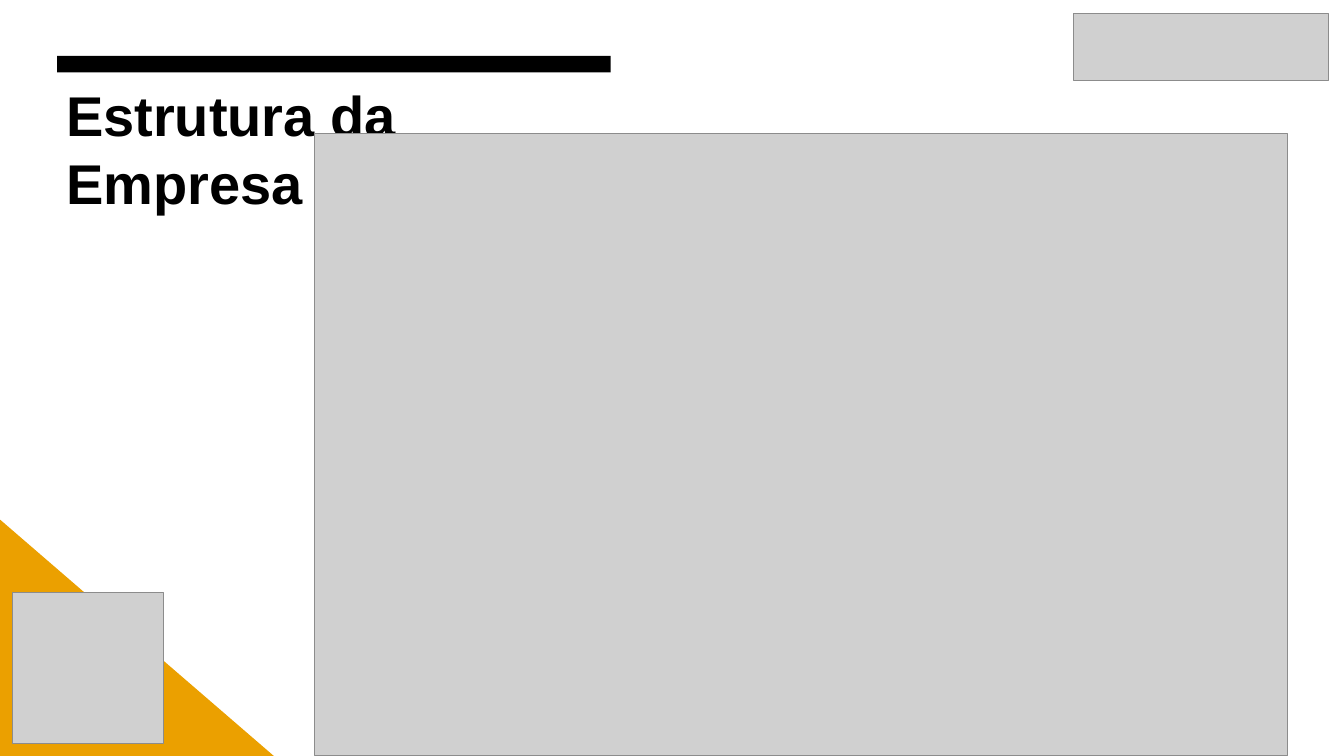
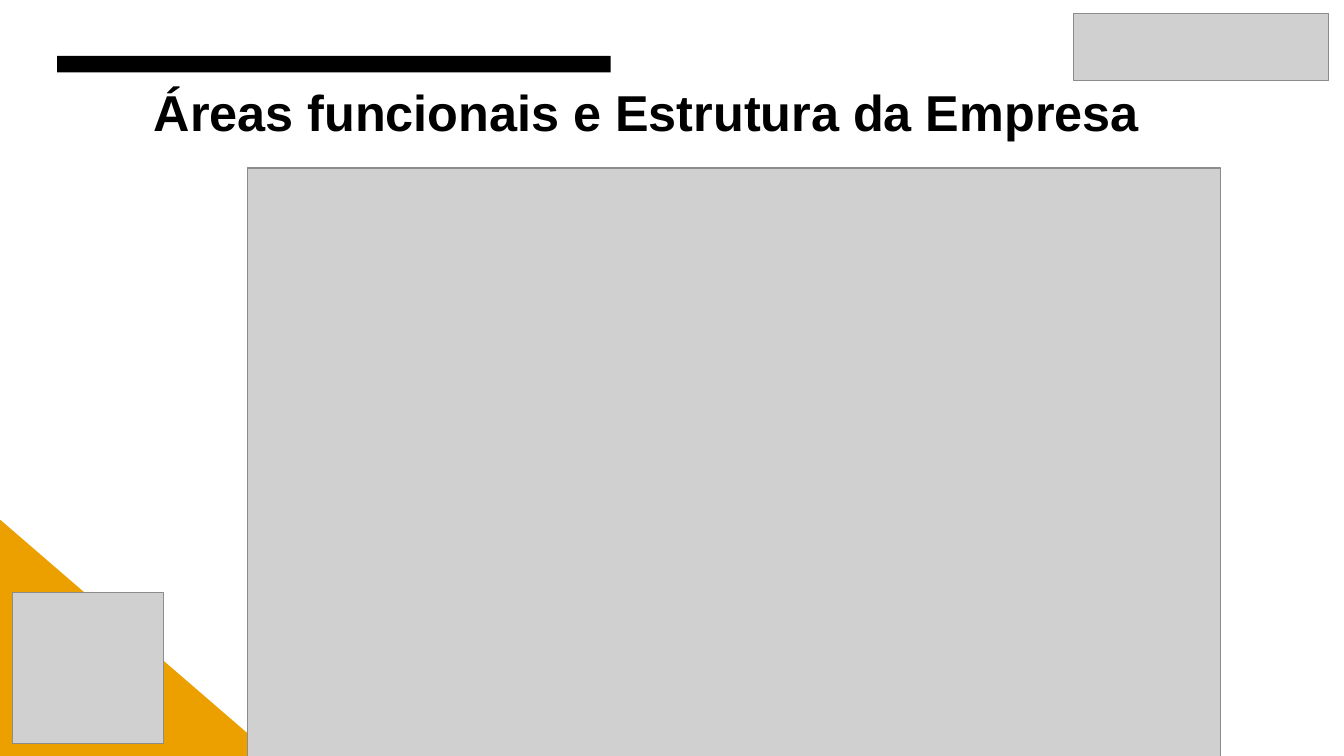
Before and after one commit to Gabriel-Esquilo-Medeiros/Projeto_Integrador_CPFL, a slide deck: slide 7 of Template Final - Apresentacao - Conhecendo o Negócio.pptx (slide 8 before the commit). Drawn at 1344x756 pixels with LibreOffice and Linux fonts; fonts in the diff are those of the drawing; grey boxes stand for pictures. Boxes give left, top, right and bottom in pixels: in the first picture for what was removed or moved away, otherwise in the second. Text is boxed around its words. In the diff, an @@ line names an element or a change of style, - is before the commit and + after.

```diff
--- a/Template Final - Apresentacao - Conhecendo o Negócio.pptx
+++ b/Template Final - Apresentacao - Conhecendo o Negócio.pptx
@@ title at [154, 91, 1139, 141]: text changed; size 40 to 36 pt @@
-Estrutura da Empresa
+Áreas funcionais e Estrutura da Empresa
@@ picture: place and size @@
-picture at [315, 134, 1289, 756]
+picture at [247, 168, 1221, 756]
```
Also in this commit, not shown: 6 other slides changed, 4 slides added, 7 slides removed.
